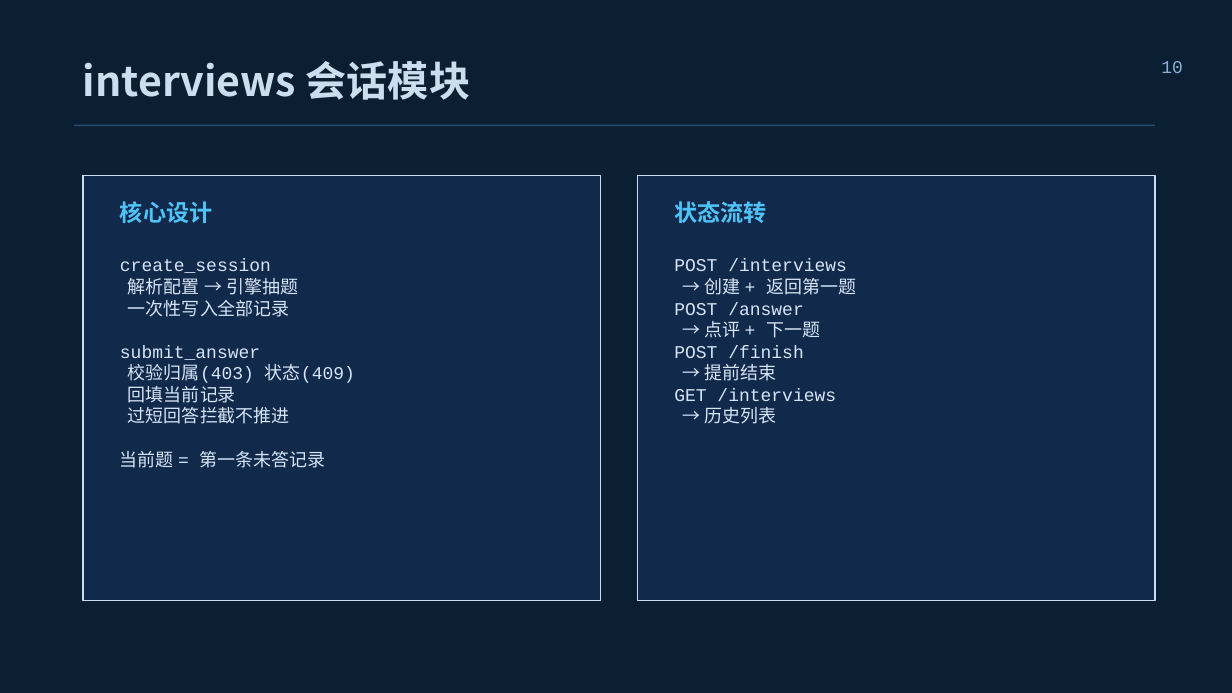
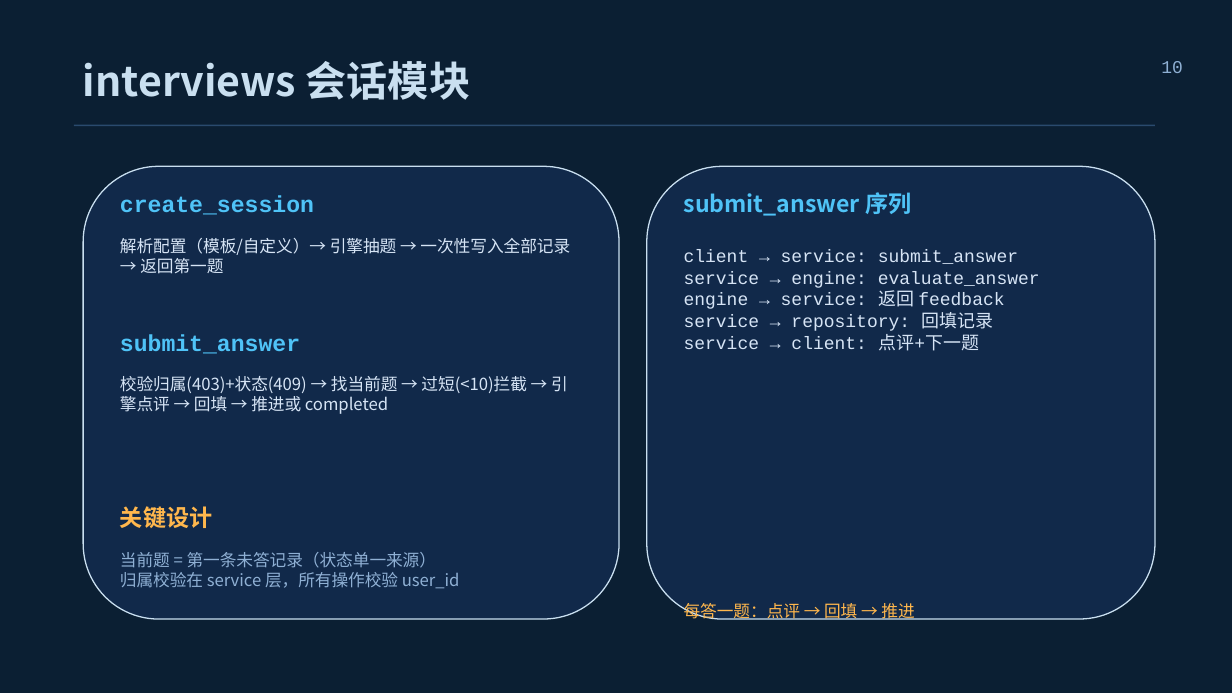
Before and after one commit to ray418-pets/interview-master, a slide deck: slide 10 of docs/ppts/AI智能面试助手-技术分享.pptx. Drawn at 1232x693 pixels with LibreOffice and Linux fonts; fonts in the diff are those of the drawing. Boxes give left, top, right and bottom in pixels: in the first picture for what was removed or moved away, otherwise in the second. Text is boxed around its words. In the diff, an @@ line names an element or a change of style, - is before the commit and + after.

Commit message:
docs: 完善 PPT 内容与设计
- 核心模块页补充源码级细节（方法签名/序列/关键设计）
- 问题解决页充实为问题→解决的对比结构
- 设计改为圆角卡片 + 强调色边框 + 流程箭头

```diff
--- a/docs/ppts/AI智能面试助手-技术分享.pptx
+++ b/docs/ppts/AI智能面试助手-技术分享.pptx
@@ rounded rectangle resized from (x1=83, y1=176, x2=601, y2=601) to (x1=83, y1=166, x2=619, y2=619) @@
@@ rounded rectangle at (x1=83, y1=166, x2=619, y2=619): rectangle to rounded rectangle @@
@@ rounded rectangle at (x1=647, y1=166, x2=1155, y2=619): rectangle to rounded rectangle @@
@@ rounded rectangle resized from (x1=638, y1=176, x2=1155, y2=601) to (x1=647, y1=166, x2=1155, y2=619) @@
@@ text at (x1=120, y1=195, x2=314, y2=215): text changed; font Noto Sans CJK SC to Courier New @@
-核心设计
+create_session
@@ text added at (x1=684, y1=192, x2=911, y2=216), 18 pt, text #4FC3F7, bold @@
+submit_answer 序列
@@ text at (x1=120, y1=238, x2=570, y2=274): text changed; size 14 to 13 pt; font Courier New to Noto Sans CJK SC @@
-create_session
-解析配置 → 引擎抽题
-一次性写入全部记录
-submit_answer
-校验归属(403) 状态(409)
-回填当前记录
-过短回答拦截不推进
-当前题 = 第一条未答记录
+解析配置（模板/自定义）→ 引擎抽题 → 一次性写入全部记录 → 返回第一题
@@ text at (x1=684, y1=250, x2=1040, y2=351): text changed @@
-POST /interviews
-→ 创建 + 返回第一题
-POST /answer
-→ 点评 + 下一题
-POST /finish
-→ 提前结束
-GET /interviews
-→ 历史列表
+client → service: submit_answer
+service → engine: evaluate_answer
+engine → service: 返回 feedback
+service → repository: 回填记录
+service → client: 点评+下一题
@@ text added at (x1=120, y1=334, x2=300, y2=354), 18 pt, text #4FC3F7, bold @@
+submit_answer
@@ text at (x1=120, y1=376, x2=568, y2=414): text changed; size 18 to 13 pt; text colour #4FC3F7 to #D6E4F5; bold off @@
-状态流转
+校验归属(403)+状态(409) → 找当前题 → 过短(<10)拦截 → 引擎点评 → 回填 → 推进或 completed
@@ text added at (x1=120, y1=506, x2=212, y2=528), 18 pt, text #FFB74D, bold @@
+关键设计
@@ text added at (x1=120, y1=552, x2=460, y2=589), 13 pt, text #8FB0D4 @@
+当前题 = 第一条未答记录（状态单一来源）
+归属校验在 service 层，所有操作校验 user_id
@@ text added at (x1=684, y1=603, x2=914, y2=620), 13 pt, text #FFB74D @@
+每答一题：点评 → 回填 → 推进
```
Also in this commit, not shown: 12 other slides changed.
